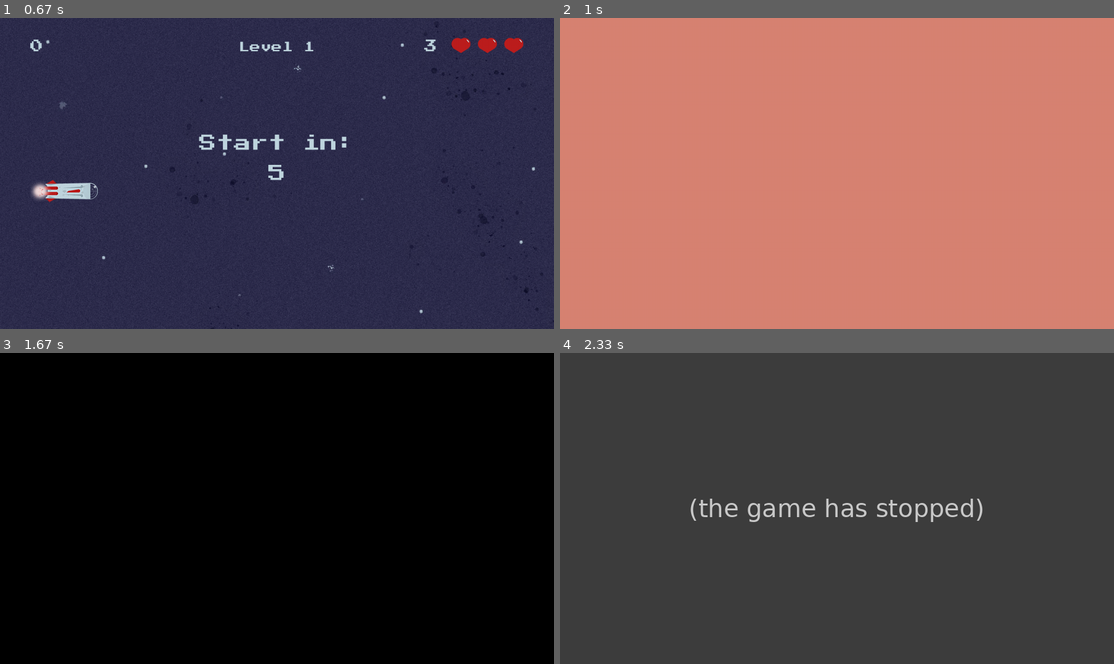
Above: before the commit, frames 1-4 (two rows, left to right).
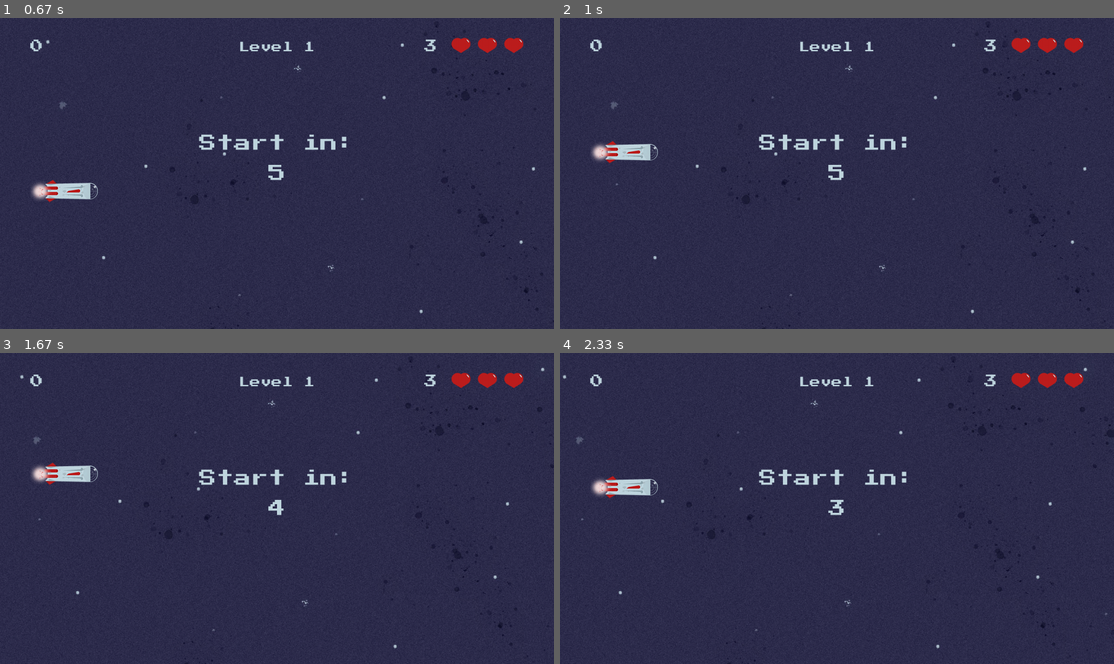
Above: after the commit, the same moments.

Repository: AdrianFSN/proyecto-final-pygame-quest
Game: pygame game, started from main.py
Two runs of this game, one before a commit and one after it. Both use one fixed random seed, a clock stepped at 60 frames per second and the inputs below.
Inputs:
- Up to frame 1 (0.67 s): tap Space at 0.33 s
- Up to frame 2 (1 s): hold Up from 0.67 s (still down); tap Space at 0.73 s
- Up to frame 3 (1.67 s): tap Space at 1.03, 1.23, 1.57 s; release Up at 1.13 s; hold Down 1.17-1.47 s; hold Up from 1.5 s (still down)
- Up to frame 4 (2.33 s): release Up at 1.87 s; hold Down 1.9-2.27 s; tap Space at 1.97 s; hold Up from 2.3 s (still down)

Frame 1 is identical in both runs. In frame 2, 100% of the frame differs, in the area x 0-100%, y 0-100%; in frame 3, 100%; in frame 4, 9.4%.
Before the commit the program exited at 1.98 s; later frames show no game.

Commit message:
feat: añado el método go to records para terminar la partida

Diff:
--- a/glumtar/scenes.py
+++ b/glumtar/scenes.py
@@ -60,13 +60,16 @@
         self.start_a_countdown = pygame.USEREVENT + 2
         pygame.time.set_timer(self.start_a_countdown, COUNTDOWN_TIME)
 
+        self.request_go_to_records = pygame.USEREVENT + 3
+        pygame.time.set_timer(self.request_go_to_records, 3000)
+
         self.initial_time = pygame.time.get_ticks()
         self.current_time = None
 
         self.random_meteorite = None
         self.generated_meteorites = pygame.sprite.Group()
         self.collision_detected = False
-        self.end_game = False
+        # self.end_game = False
 
     def mainLoop(self):
         super().mainLoop()
@@ -74,6 +77,8 @@
         stop_bg_scroll = False
         # trigger_ship = False
         countdown_active = True
+        game_started = False
+        end_game = False
 
         while not exit:
             self.clock.tick(FPS)
@@ -84,14 +89,18 @@
             for event in pygame.event.get():
                 if event.type == pygame.QUIT:
                     return True
-                if event.type == pygame.KEYDOWN and event.key == pygame.K_SPACE:
-                    exit = True
+                # if event.type == pygame.KEYDOWN and event.key == pygame.K_SPACE:
+                    # exit = True
                 if event.type == self.trigger_meteorite:
                     if not countdown_active:
                         self.generate_meteorites()
                 if event.type == self.start_a_countdown:
                     if countdown_active:
                         self.countdown.discount_countdown()
+                if event.type == self.request_go_to_records:
+                    if end_game:
+                        self.go_to_records()
+                        exit = True
 
             if not stop_bg_scroll:
                 self.set_bg_scroll -= 1
@@ -99,11 +108,8 @@
                     stop_bg_scroll = True
 
             self.scoreboard.show_scoreboard(self.screen)
-            self.end_game = self.lives_counter.show_lives(self.screen)
-            print(f"End game está en {self.end_game}")
-
-            if self.end_game:
-                return self.end_game, print("he mandado un end_game")
+            end_game = self.lives_counter.show_lives(self.screen)
+            print(f"End game está en {end_game}")
 
             if countdown_active:
                 self.countdown.draw_countdown()
@@ -112,20 +118,17 @@
                     countdown_active = False
                     self.countdown.reset_countdown()
 
-            # if self.lives_counter.lives_value in range(1, LIVES+1):
-            # if not trigger_ship:
             self.player.update()
             self.screen.blit(self.player.image, self.player.rect)
-            # trigger_ship = False
 
             self.generated_meteorites.draw(self.screen)
             self.generated_meteorites.update()
             if len(self.generated_meteorites) > 0:
                 if self.check_collision():
-                    self.play_ship_explosion_sound()
                     self.collision_detected = True
                     self.lives_counter.reduce_lives(
                         self.collision_detected)
+                    self.play_ship_explosion_sound()
 
                 for meteorite in self.generated_meteorites:
                     if meteorite.rect.right < 0:
@@ -183,6 +186,11 @@
         self.screen.blit(
             title_render, (self.pos_X, self.pos_Y))
 
+    def go_to_records(self):
+        go_to_scene = MatchLevel2(self.screen)
+
+        return go_to_scene.mainLoop()
+
 
 class ResolveLevel1(Scene):
     def __init__(self, screen):
